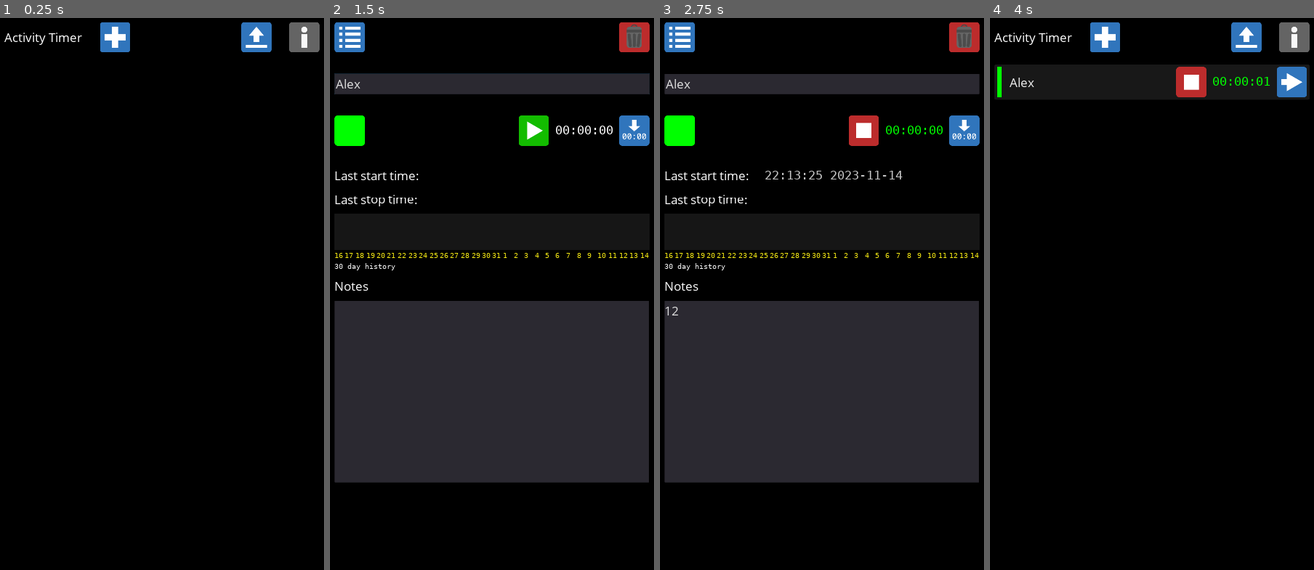
Above: before the commit, frames 1-4 (left to right).
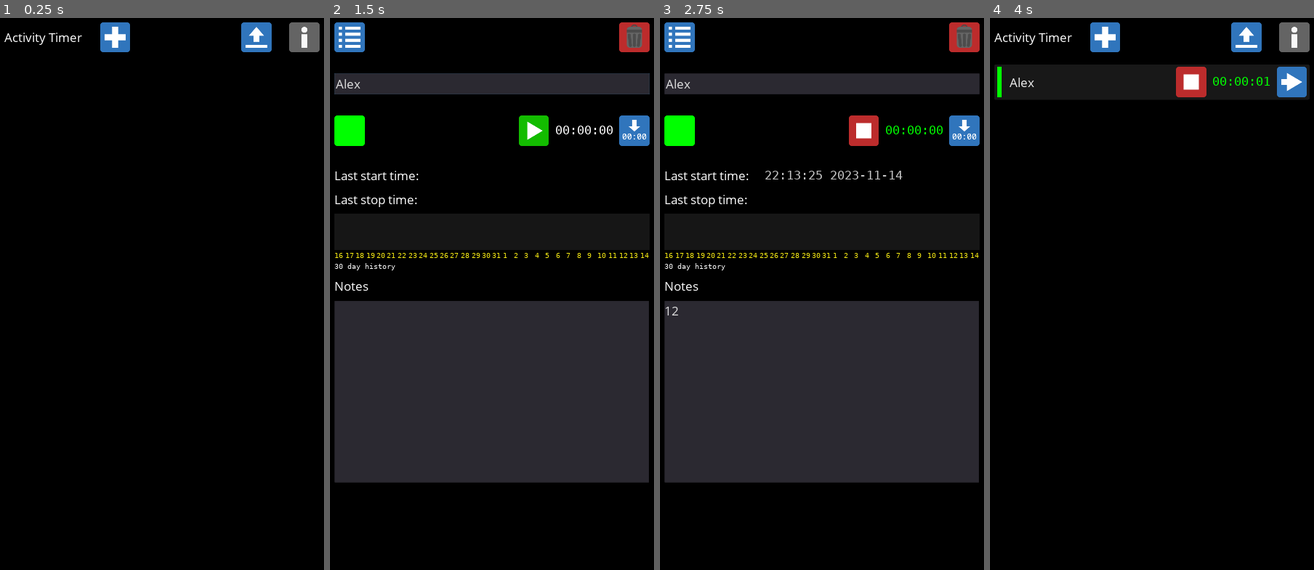
Above: after the commit, the same moments.

Repository: andrew-wilkes/godot-activity-timer
Game: Godot game, scene res://Main.tscn
The game is run twice, just before and just after one commit, with the same random seed, the same clock (stepped at 60 frames per second) and the same inputs.
Inputs (mouse positions are in pixels of both pictures, inside the frame that each line leads up to):
- Up to frame 1 (0.25 s): no input
- Up to frame 2 (1.5 s): click (446, 34) at 0.5 s; click (492, 84) at 1.27 s; type "Alex" at 1.35 s
- Up to frame 3 (2.75 s): click (822, 393) at 1.5 s; type "12" at 1.58 s; click (864, 316) at 2 s
- Up to frame 4 (4 s): click (1194, 128) at 2.75 s; click (1009, 34) at 3.5 s

The runs differ from the first frame. In frame 1, less than 0.1% of the frame differs, in the area x 30-99%, y 0-7%; in frame 2, 0.2%; in frame 3, 0.3%, in the area x 1-99%, y 0-44%; in frame 4, less than 0.1%.

Commit message:
Use anchors for main sizing

Diff:
--- a/src/ActivityView.gd
+++ b/src/ActivityView.gd
@@ -32,7 +32,7 @@
 
 func update_history():
 	act.history = $VB/History.apply_data(act.history)
-	#$VB/History.apply_data($VB/History.get_test_data(0))
+	#$VB/History.apply_data($VB/History.get_test_data(1))
 	$VB/Days.update_days()
 
 
--- a/src/ActivityView.tscn
+++ b/src/ActivityView.tscn
@@ -36,6 +36,7 @@
 [node name="ActivityView" type="VBoxContainer"]
 anchor_right = 1.0
 anchor_bottom = 1.0
+size_flags_horizontal = 3
 size_flags_vertical = 3
 theme = ExtResource( 22 )
 custom_constants/separation = 20
@@ -260,8 +261,9 @@
 [node name="Notes" type="TextEdit" parent="."]
 margin_top = 924.0
 margin_right = 1080.0
-margin_bottom = 1524.0
+margin_bottom = 1920.0
 rect_min_size = Vector2( 0, 600 )
+size_flags_vertical = 3
 
 [node name="c" type="CanvasLayer" parent="."]
 
--- a/src/History.gd
+++ b/src/History.gd
@@ -148,7 +148,7 @@
 func test_impulses():
 	var data = PoolByteArray([])
 	for n in 720:
-		if n % 100 < 8:
+		if n % 20 < int(n / 64):
 			data.append(255)
 		else:
 			data.append(0)
--- a/src/History.tscn
+++ b/src/History.tscn
@@ -1,6 +1,7 @@
-[gd_scene load_steps=4 format=2]
+[gd_scene load_steps=5 format=2]
 
 [ext_resource path="res://History.gd" type="Script" id=1]
+[ext_resource path="res://grad.png" type="Texture" id=2]
 
 [sub_resource type="Shader" id=1]
 code = "shader_type canvas_item;
@@ -22,6 +23,7 @@
 shader = SubResource( 1 )
 shader_param/fg_color = Color( 0.0784314, 0.984314, 0.580392, 1 )
 shader_param/bg_color = Color( 0.0901961, 0.0901961, 0.0901961, 1 )
+shader_param/data = ExtResource( 2 )
 
 [node name="History" type="ColorRect"]
 material = SubResource( 2 )
--- a/src/Main.tscn
+++ b/src/Main.tscn
@@ -7,10 +7,8 @@
 [ext_resource path="res://Info.tscn" type="PackedScene" id=5]
 
 [node name="Main" type="MarginContainer"]
-margin_right = 1080.0
-margin_bottom = 1920.0
-size_flags_horizontal = 3
-size_flags_vertical = 3
+anchor_right = 1.0
+anchor_bottom = 1.0
 theme = ExtResource( 4 )
 custom_constants/margin_right = 20
 custom_constants/margin_top = 120
@@ -25,6 +23,7 @@
 margin_top = 120.0
 margin_right = 1060.0
 margin_bottom = 1920.0
+size_flags_horizontal = 1
 
 [node name="ActivityView" parent="." instance=ExtResource( 3 )]
 visible = false
@@ -34,6 +33,8 @@
 margin_top = 120.0
 margin_right = 1060.0
 margin_bottom = 1920.0
+size_flags_horizontal = 1
+size_flags_vertical = 1
 
 [node name="Info" parent="." instance=ExtResource( 5 )]
 visible = false
--- a/src/project.godot
+++ b/src/project.godot
@@ -47,8 +47,9 @@
 window/size/width=1080
 window/size/height=1920
 window/size/resizable=false
+window/size/borderless=true
 window/size/test_width=600
-window/size/test_height=900
+window/size/test_height=800
 window/energy_saving/keep_screen_on=false
 window/handheld/orientation="portrait"
 window/stretch/mode="2d"
@@ -60,5 +61,6 @@
 
 [rendering]
 
+2d/snapping/use_gpu_pixel_snap=true
 environment/default_clear_color=Color( 0, 0, 0, 1 )
 environment/default_environment="res://default_env.tres"
Binary file changed: src/temp.png
